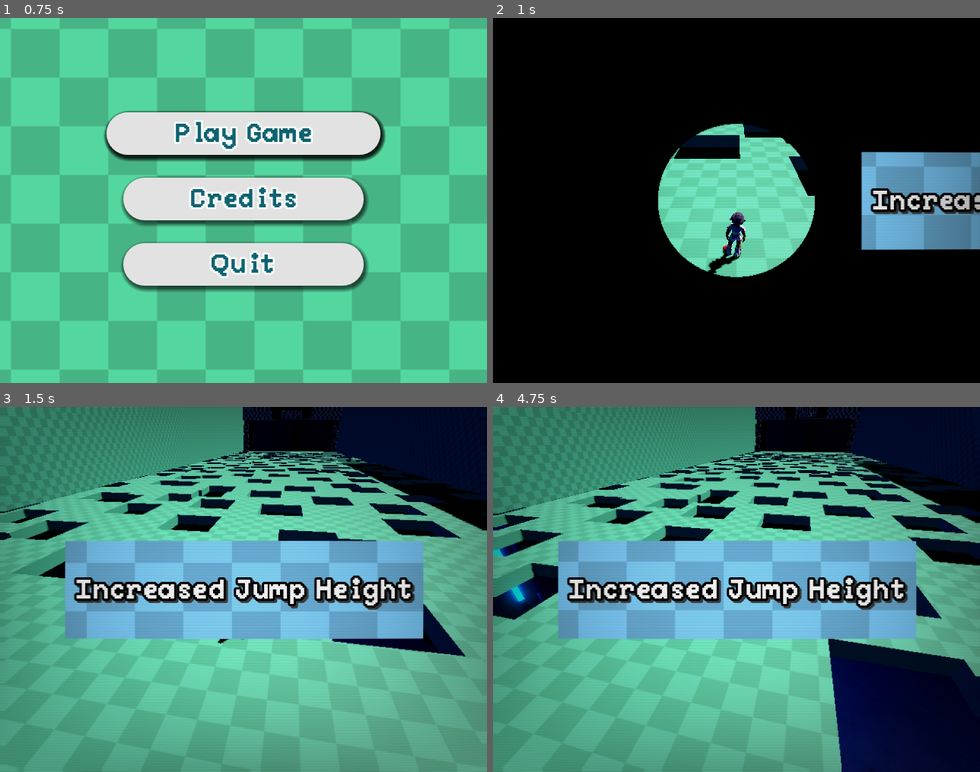
Above: before the commit, frames 1-4 (two rows, left to right).
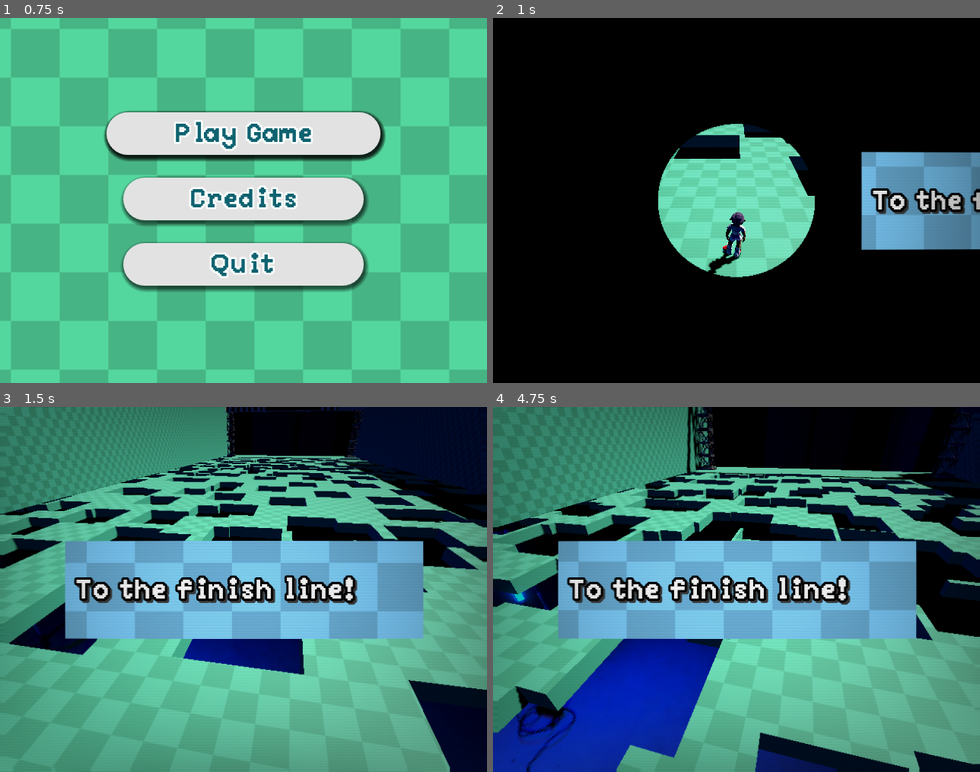
Above: after the commit, the same moments.

Repository: lognasmeow/Wonder
Game: Godot game, scene res://UI/Screens/MainMenu/MainMenu.tscn
Two runs of this game, one before a commit and one after it. Both use one fixed random seed, a clock stepped at 60 frames per second and the inputs below.
Inputs (mouse positions are in pixels of both pictures, inside the frame that each line leads up to):
- Up to frame 1 (0.75 s): move the mouse to (267, 200) at 0.52 s; hold W (up) from 0.53 s (still down)
- Up to frame 2 (1 s): keep holding W (up); tap Space (jump) at 0.77 s
- Up to frame 3 (1.5 s): keep holding W (up); move the mouse to (219, 589) at 1.27 s
- Up to frame 4 (4.75 s): keep holding W (up); tap Space (jump) at 1.52, 3.02, 3.77, 4.52 s; move the mouse to (746, 582) at 2.02 s; move the mouse to (731, 596) at 2.77 s; move the mouse to (775, 593) at 3.52 s; move the mouse to (697, 585) at 4.27 s

Frame 1 is identical in both runs. In frame 2, 0.8% of the frame differs, in the area x 77-100%, y 46-54%; in frame 3, 26%; in frame 4, 48%, in the area x 0-100%, y 0-100%.

Commit message:
show message on spawn

Diff:
--- a/Globals/modifiers.gd
+++ b/Globals/modifiers.gd
@@ -7,6 +7,20 @@
 var gravityMultiplier: float
 
 var modifierPaths: Array
+
+var modifierNames: Dictionary = {
+	"Nothing": "To the finish line!",
+	"ModCows": "Cows",
+	"ModDecreasedGravity": "Decreased Gravity",
+	"ModIcyFloor": "Icy Floor",
+	"ModDoubleJumpHeight": "Increased Jump Height",
+	"ModInvertedMouse": "Inverted Mouse",
+	"ModInvertedWalking": "Inverted Walking",
+	"ModMyCat": "My Cat",
+	"ModSpeedBoost": "Speed Boost",
+	"ModSpikes": "Spikes",
+	"Fun": "Have fun!"
+}
 
 func _ready():
 	resetModifiers()
--- a/Maps/map_main.gd
+++ b/Maps/map_main.gd
@@ -74,10 +74,9 @@
 	await get_tree().create_timer(4.5).timeout
 
 	player.global_position = playerSpawnPoint.global_position
+	applyRandomModifier()
 	transitioningIn.emit()
 	await get_tree().create_timer(1.0).timeout
-
-	applyRandomModifier()
 
 func _on_modifier_added(objectPath: String, amountToSpawn: int, scaleModifier: float, yOffset: float):
 	spawnObjects(objectPath, amountToSpawn, scaleModifier, yOffset)
@@ -88,7 +87,10 @@
 		var randModifierPath: String = Modifiers.modifierPaths[randValue]
 		var modifier = load(randModifierPath).instantiate()
 		add_child(modifier)
+		respawnText.currentModifier = modifier.name
 		Modifiers.modifierPaths.remove_at(randValue)
+	else:
+		respawnText.currentModifier = "Fun"
 
 
 func _on_fall_plane_body_entered(body):
--- a/Player/player.gd
+++ b/Player/player.gd
@@ -17,7 +17,7 @@
 @export_range(0.0, 1.0) var mouseSensitivity: float = 0.15
 var cameraInputDirection: Vector2 = Vector2.ZERO
 
-const SPEED = 8.0
+const SPEED = 118.0
 const JUMP_VELOCITY = 15
 
 var speedMultiplier: float = 1.0
--- a/UI/Transitions/RespawnText/RespawnText.tscn
+++ b/UI/Transitions/RespawnText/RespawnText.tscn
@@ -157,4 +157,4 @@
 theme_override_constants/outline_size = 12
 theme_override_constants/shadow_outline_size = 11
 theme_override_font_sizes/font_size = 37
-text = "Increased Jump Height"
+text = "To the finish line!"
--- a/UI/Transitions/RespawnText/respawn_text.gd
+++ b/UI/Transitions/RespawnText/respawn_text.gd
@@ -4,9 +4,12 @@
 @onready var animationPlayer: AnimationPlayer = $AnimationPlayer
 @onready var label: Label = $Control/CanvasLayer/Label
 
+var currentModifier: String
+
 func _ready():
 	resetTextPosition()
 	playModifierAnimation()
+	currentModifier = "Nothing"
 
 
 func resetTextPosition() -> void:
@@ -15,6 +18,7 @@
 
 
 func _on_map_main_transitioning_in():
+	label.text = Modifiers.modifierNames.get(currentModifier)
 	playModifierAnimation()
 
 func playModifierAnimation():
--- a/project.godot
+++ b/project.godot
@@ -25,7 +25,6 @@
 
 window/size/viewport_width=640
 window/size/viewport_height=480
-window/size/mode=3
 window/stretch/mode="viewport"
 
 [global_group]
